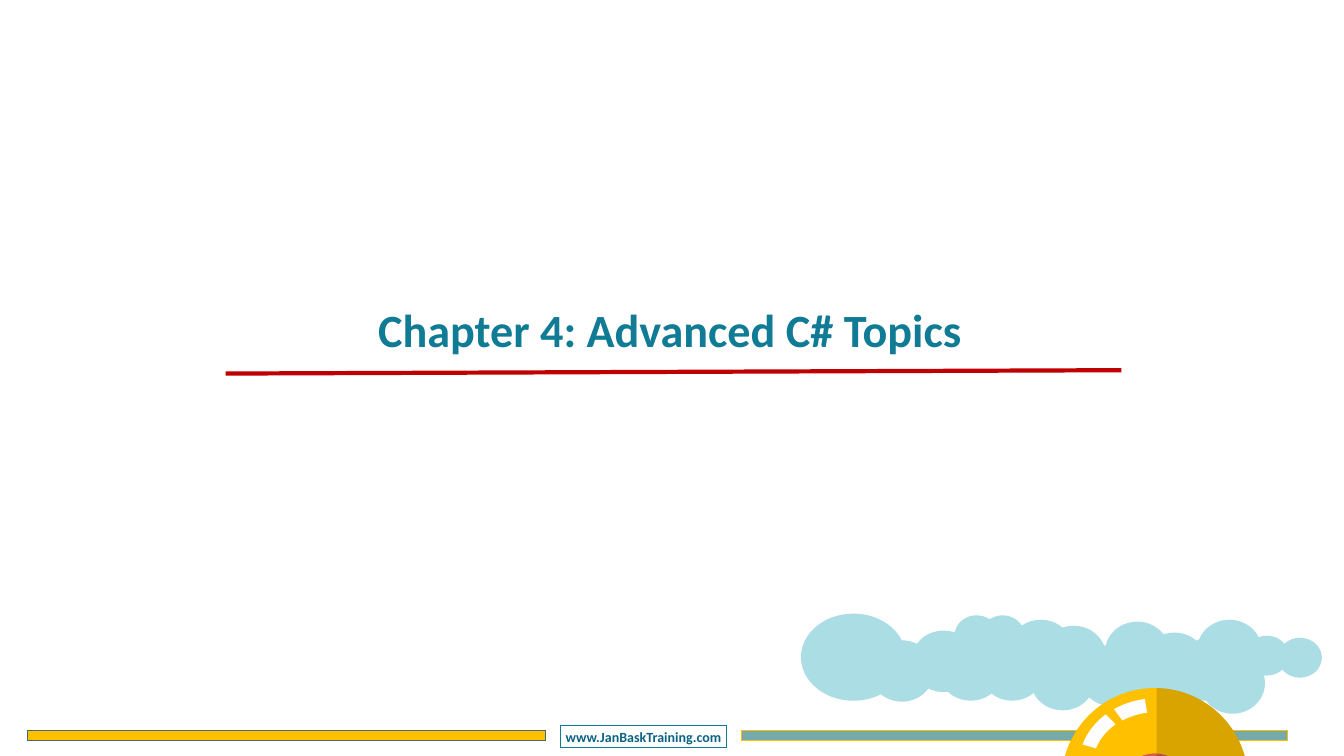
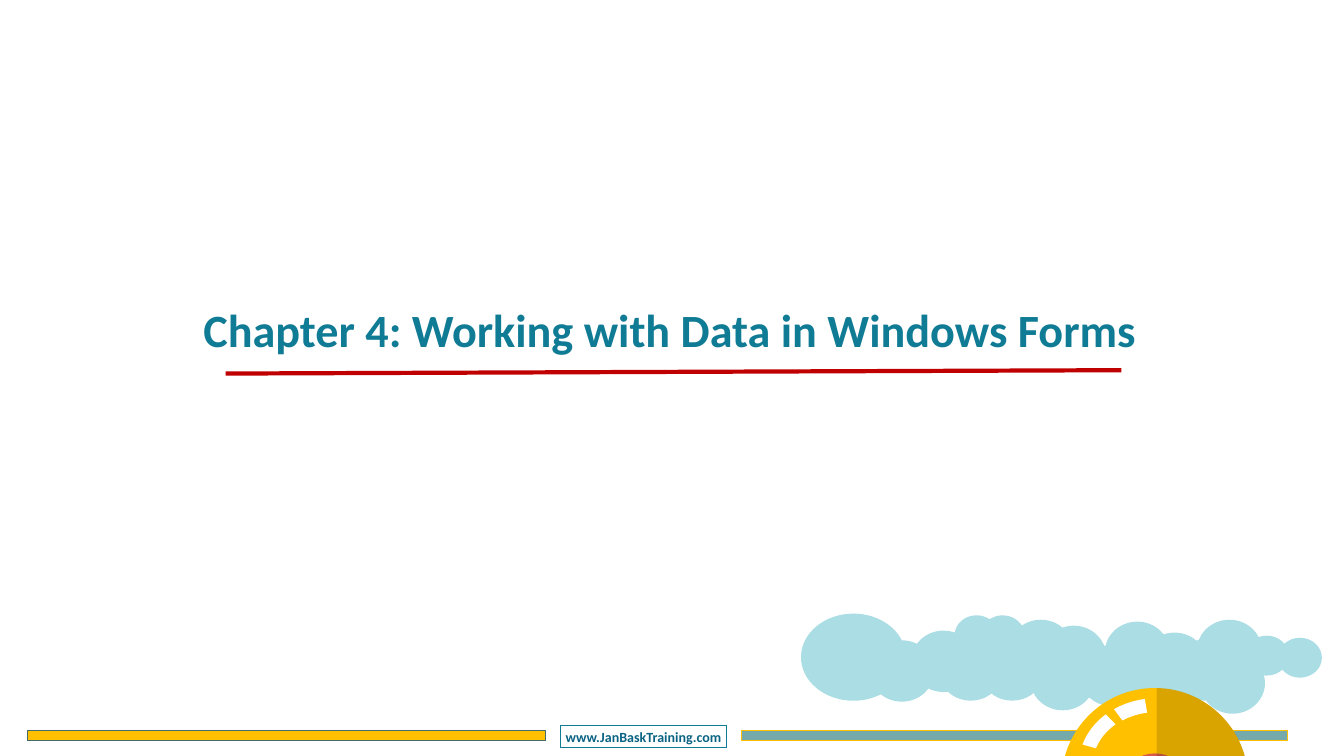
Before and after one commit to DotNetTraining/DotNetDesktop, a slide deck: slide 1 of slides/WFA/WFA - Chapter3.pptx. Drawn at 1344x756 pixels with LibreOffice and Linux fonts; fonts in the diff are those of the drawing; background and template pictures are left out. Boxes give left, top, right and bottom in pixels: in the first picture for what was removed or moved away, otherwise in the second. Text is boxed around its words. In the diff, an @@ line names an element or a change of style, - is before the commit and + after.

```diff
--- a/slides/WFA/WFA - Chapter3.pptx
+++ b/slides/WFA/WFA - Chapter3.pptx
@@ text at [203, 314, 1136, 355]: text changed @@
-Chapter 4: Advanced C# Topics
+Chapter 4: Working with Data in Windows Forms
```
Also in this commit, not shown: 2 other slides changed, 8 slides added, 11 slides removed, 2 other files.
